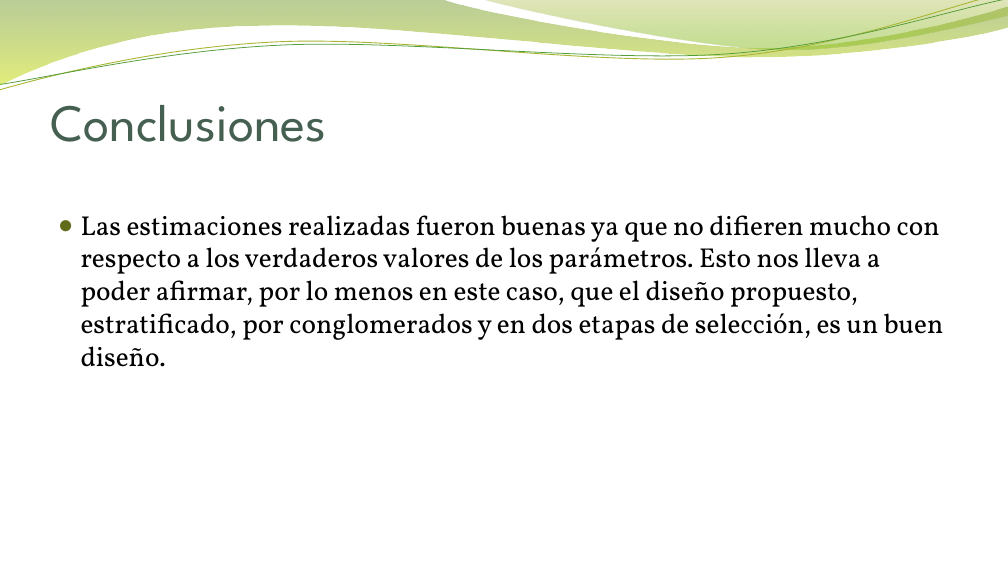
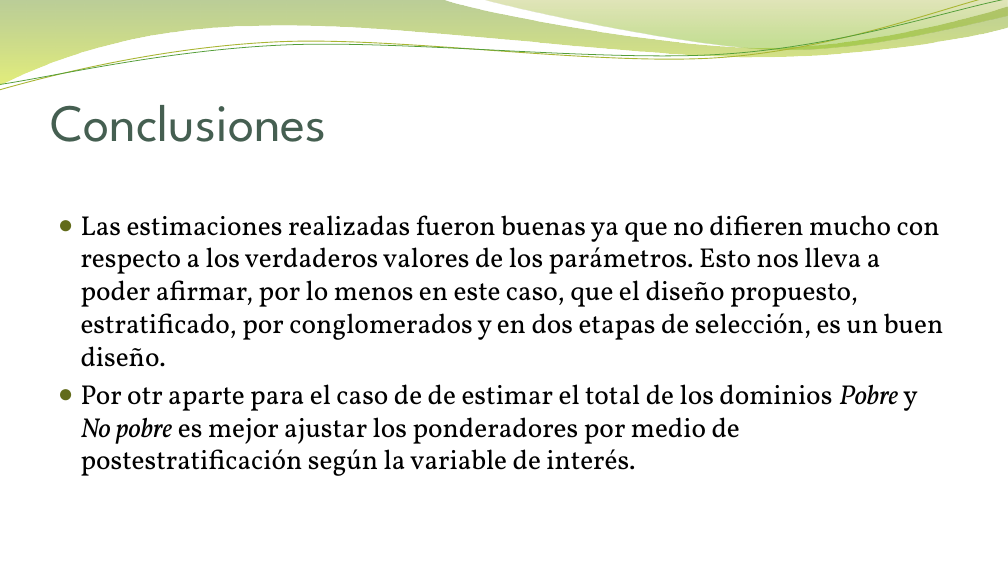
Before and after one commit to FaCamacho/Trabajo-final-muestreo, a slide deck: slide 20 of Presentación/Trabajo Final_Muestreo.pptx (slide 19 before the commit). Drawn at 1008x567 pixels with LibreOffice and Linux fonts; fonts in the diff are those of the drawing; background and template pictures are left out. Boxes give left, top, right and bottom in pixels: in the first picture for what was removed or moved away, otherwise in the second. Text is boxed around its words. In the diff, an @@ line names an element or a change of style, - is before the commit and + after.

```diff
--- a/Presentación/Trabajo Final_Muestreo.pptx
+++ b/Presentación/Trabajo Final_Muestreo.pptx
@@ text at [81,384,918,476]: paragraph added @@
+● Por otr aparte para el caso de de estimar el total de los dominios Pobre y No pobre es mejor ajustar los ponderadores por medio de postestratificación según la variable de interés.
```
Also in this commit, not shown: 2 slides added, 1 slide removed, 1 other file.
